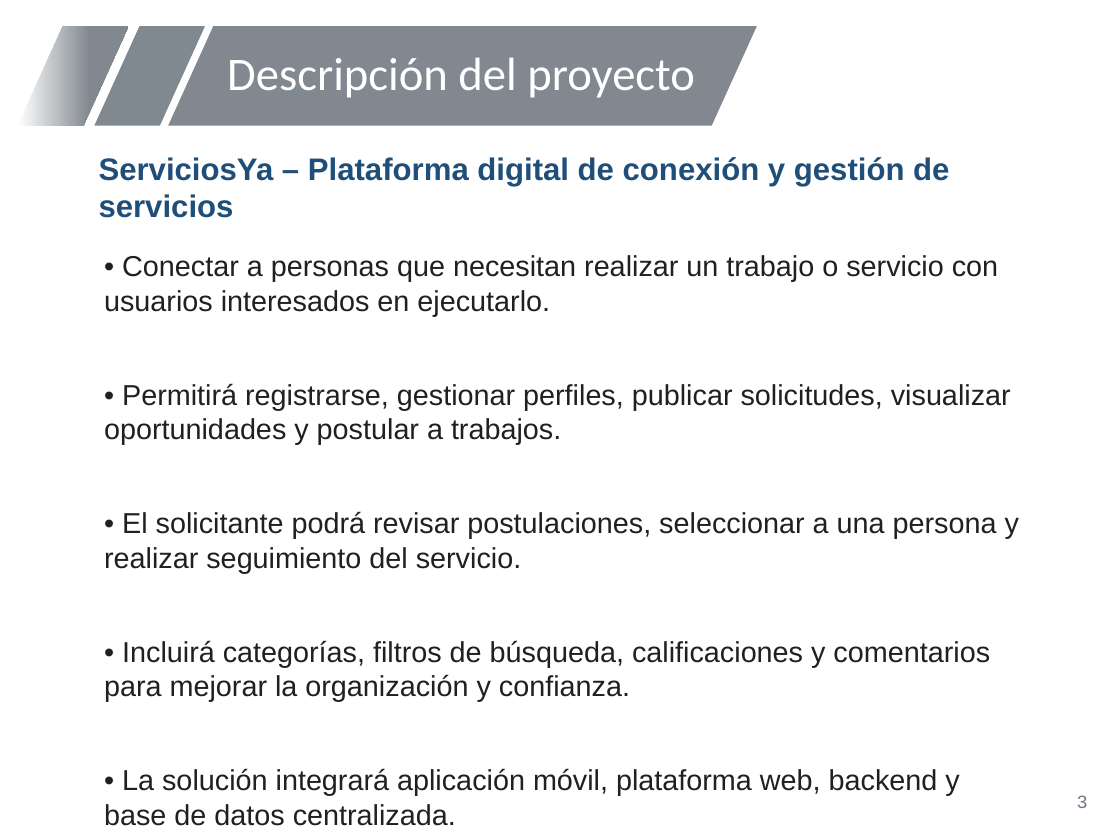
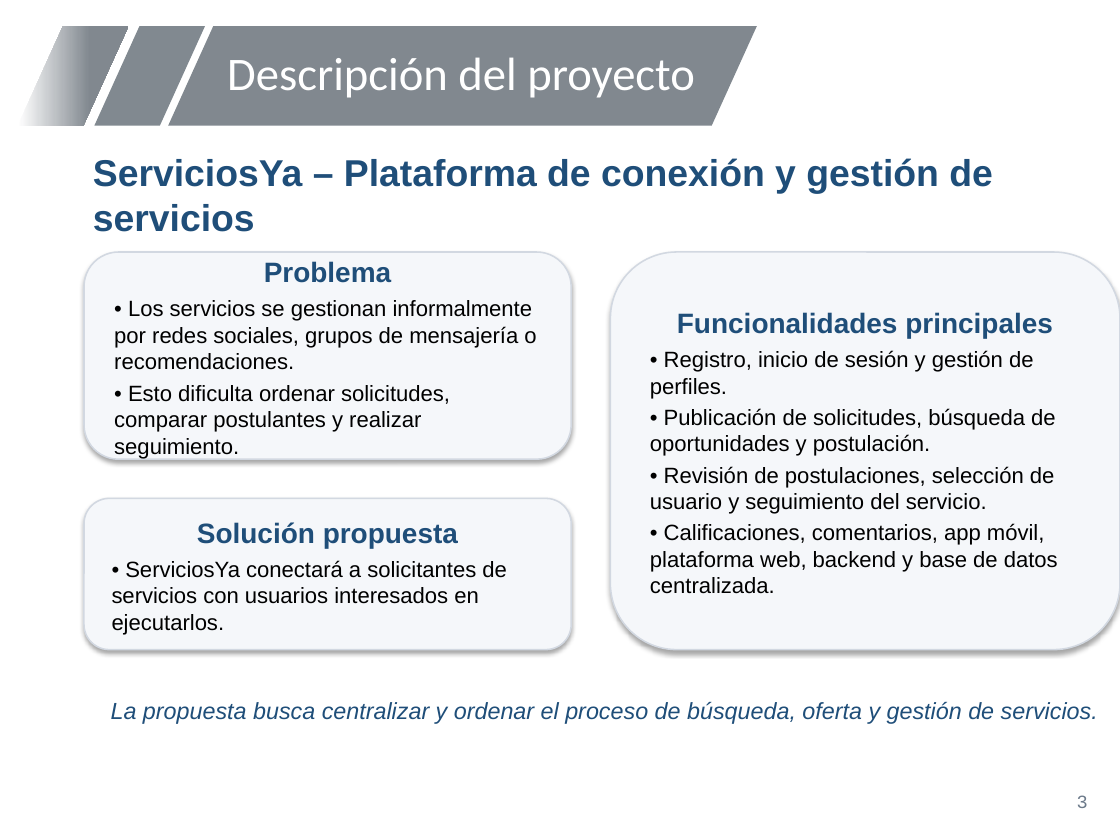
Before and after one commit to PabloVargass/Proyecto-Capstone-ServiciosYa, a slide deck: slide 3 of fase 1/ServiciosYa_Fase1__Pablo_Vargas_.pptx. Drawn at 1120x840 pixels with LibreOffice and Linux fonts; fonts in the diff are those of the drawing; background and template pictures are left out. Boxes give left, top, right and bottom in pixels: in the first picture for what was removed or moved away, otherwise in the second. Text is boxed around its words. In the diff, an @@ line names an element or a change of style, - is before the commit and + after.

```diff
--- a/fase 1/ServiciosYa_Fase1__Pablo_Vargas_.pptx
+++ b/fase 1/ServiciosYa_Fase1__Pablo_Vargas_.pptx
@@ text at [93, 158, 993, 232]: text changed; size 20 to 24 pt @@
-ServiciosYa – Plataforma digital de conexión y gestión de servicios
+ServiciosYa – Plataforma de conexión y gestión de servicios
@@ rounded rectangle added at [84, 252, 571, 459], fill #F5F7FA, outline #D2D8E1 1 pt, 14.2 pt, text #000000 @@
+Problema
+• Los servicios se gestionan informalmente por redes sociales, grupos de mensajería o recomendaciones.
+• Esto dificulta ordenar solicitudes, comparar postulantes y realizar seguimiento.
@@ text removed at [104, 255, 1019, 826] @@
-• Conectar a personas que necesitan realizar un trabajo o servicio con usuarios interesados en ejecutarlo.
-• Permitirá registrarse, gestionar perfiles, publicar solicitudes, visualizar oportunidades y postular a trabajos.
-• El solicitante podrá revisar postulaciones, seleccionar a una persona y realizar seguimiento del servicio.
-• Incluirá categorías, filtros de búsqueda, calificaciones y comentarios para mejorar la organización y confianza.
-• La solución integrará aplicación móvil, plataforma web, backend y base de datos centralizada.
@@ rounded rectangle added at [610, 252, 1120, 650], fill #F5F7FA, outline #D2D8E1 1 pt, 14.2 pt, text #000000 @@
+Funcionalidades principales
+• Registro, inicio de sesión y gestión de perfiles.
+• Publicación de solicitudes, búsqueda de oportunidades y postulación.
+• Revisión de postulaciones, selección de usuario y seguimiento del servicio.
+• Calificaciones, comentarios, app móvil, plataforma web, backend y base de datos centralizada.
@@ rounded rectangle added at [84, 498, 571, 650], fill #F5F7FA, outline #D2D8E1 1 pt, 14.2 pt, text #000000 @@
+Solución propuesta
+• ServiciosYa conectará a solicitantes de servicios con usuarios interesados en ejecutarlos.
@@ text added at [111, 702, 1098, 724], 15 pt, text #1F4E79, italic @@
+La propuesta busca centralizar y ordenar el proceso de búsqueda, oferta y gestión de servicios.
```
